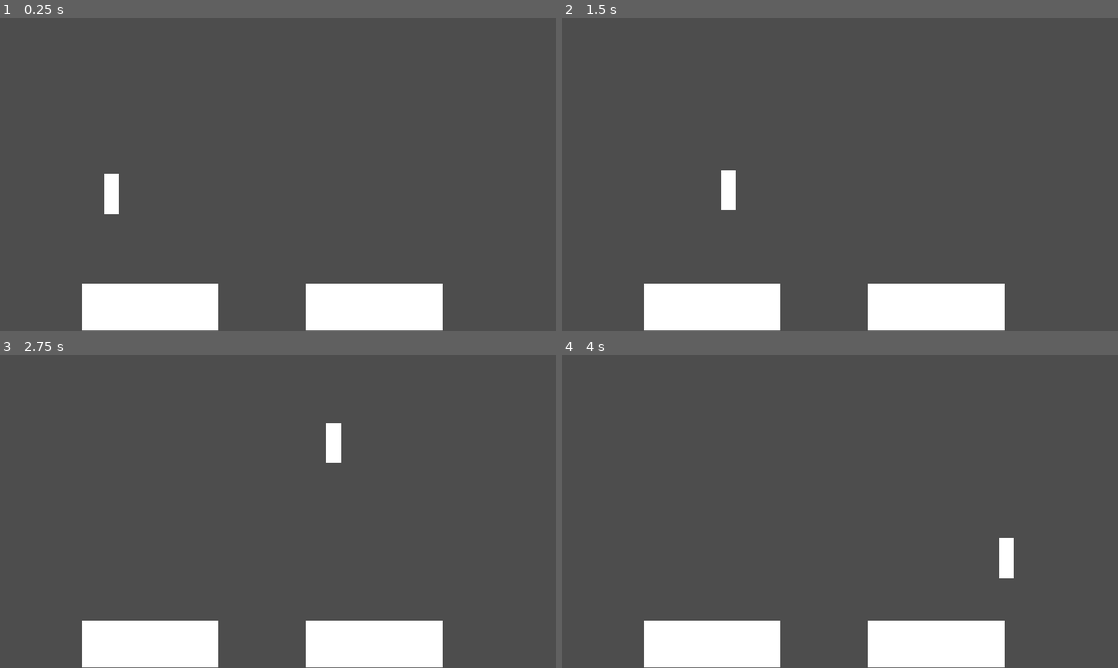
Above: before the commit, frames 1-4 (two rows, left to right).
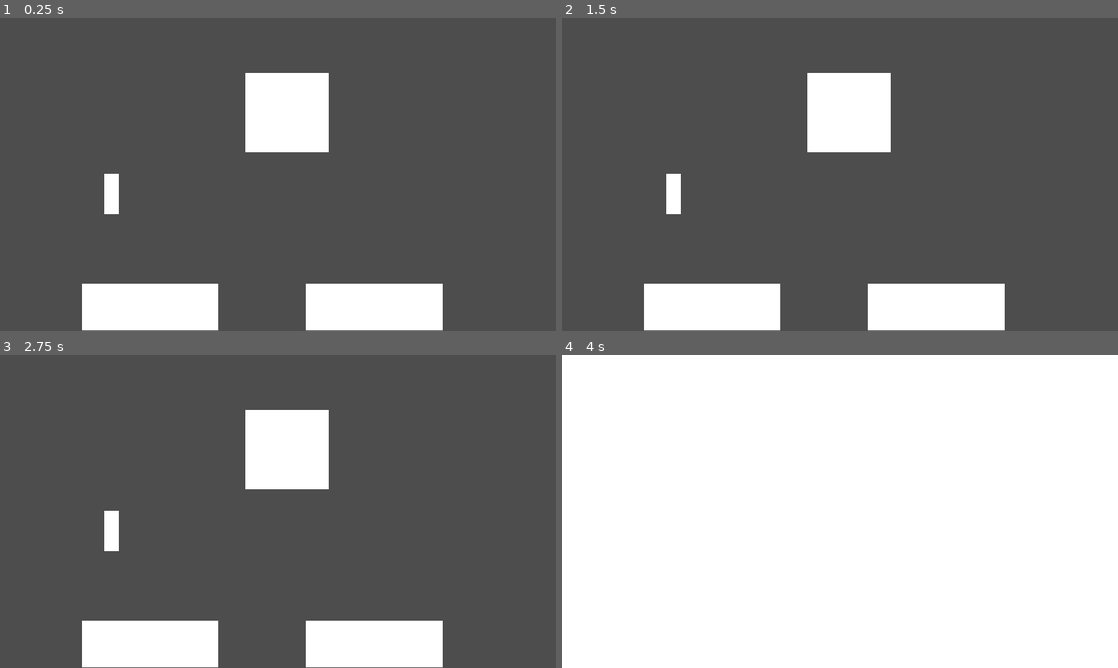
Above: after the commit, the same moments.

Repository: ThePT5/GodotTest
Game: Godot game, scene res://MainGame.tscn
The game is run twice, just before and just after one commit, with the same random seed, the same clock (stepped at 60 frames per second) and the same inputs.
Inputs (mouse positions are in pixels of both pictures, inside the frame that each line leads up to):
- Up to frame 1 (0.25 s): no input
- Up to frame 2 (1.5 s): tap Enter at 0.5 s; move the mouse to (673, 193) at 0.52 s; click (673, 193) at 0.67 s; move the mouse to (728, 190) at 1.27 s; click (728, 190) at 1.42 s
- Up to frame 3 (2.75 s): move the mouse to (333, 442) at 2.02 s; click (333, 442) at 2.17 s
- Up to frame 4 (4 s): tap Space at 2.75 s; move the mouse to (812, 574) at 2.77 s; click (812, 574) at 2.92 s; tap Enter at 3.5 s; move the mouse to (1006, 558) at 3.52 s; click (1006, 558) at 3.67 s

The runs differ from the first frame. In frame 1, 3.8% of the frame differs, in the area x 44-60%, y 17-43%; in frame 2, 4.5%; in frame 3, 4.4%; in frame 4, 92%, in the area x 0-100%, y 0-100%.

Commit message:
new

Diff:
--- a/test/MainGame.tscn
+++ b/test/MainGame.tscn
@@ -1,6 +1,7 @@
 [gd_scene format=3 uid="uid://ka3tftgviqni"]
 
 [ext_resource type="PackedScene" uid="uid://3roum3ix5mcc" path="res://Sorter.tscn" id="2_e3m3f"]
+[ext_resource type="PackedScene" uid="uid://d03x6q3jt0smt" path="res://Spawner.tscn" id="3_bqqt8"]
 [ext_resource type="PackedScene" uid="uid://dr8e0x336au2u" path="res://Trash.tscn" id="3_ws5ob"]
 
 [node name="Node2D" type="Node2D" unique_id=1183547318]
@@ -15,3 +16,6 @@
 
 [node name="RigidBody2D" parent="." unique_id=1170681892 instance=ExtResource("3_ws5ob")]
 position = Vector2(231, 365)
+
+[node name="MeshInstance2D" parent="." unique_id=1500222833 instance=ExtResource("3_bqqt8")]
+position = Vector2(595, 196)
--- a/test/Spawner.tscn
+++ b/test/Spawner.tscn
@@ -8,3 +8,8 @@
 scale = Vector2(173.5, 164.5)
 mesh = SubResource("BoxMesh_u3e73")
 script = ExtResource("1_mimr8")
+
+[node name="Timer" type="Timer" parent="." unique_id=816140625]
+autostart = true
+
+[connection signal="timeout" from="Timer" to="." method="_on_timer_timeout"]
--- a/test/project.godot
+++ b/test/project.godot
@@ -20,6 +20,10 @@
 window/stretch/mode="canvas_items"
 window/stretch/aspect="expand"
 
+[dotnet]
+
+project/assembly_name="Test"
+
 [physics]
 
 3d/physics_engine="Jolt Physics"
--- a/test/spawner.gd
+++ b/test/spawner.gd
@@ -2,18 +2,31 @@
 
 var trashList : Array
 var localPos = self.position
+const TRASH = preload("uid://dr8e0x336au2u")
 
 # Called when the node enters the scene tree for the first time.
 func _ready() -> void:
-	while true :
-		OS.delay_msec(1000)
-		var trash = preload("res://trash.gd")
-		var nTrash = trash.new()
-		nTrash.position = localPos
-
-		trashList.insert(-1, nTrash)
+	pass
+	#while true :
+		#OS.delay_msec(1000)
+		#var trash = preload("res://trash.gd")
+		#var nTrash = trash.new()
+		#nTrash.position = localPos
+		#
+		#trashList.insert(-1, nTrash)
 
 
 # Called every frame. 'delta' is the elapsed time since the previous frame.
-func _process(delta: float) -> void:
+func _process(_delta: float) -> void:
 	pass
+
+func _on_timer_timeout() -> void:
+	var nTrash = TRASH.instantiate()
+	#trashList.insert(-1, nTrash)
+	trashList.append(nTrash)
+	add_child(nTrash)
+	nTrash.position = localPos
+
+## function Input
+## if mouseCursor over Trash:
+	## move thing to cursor position
--- a/test/trash.gd
+++ b/test/trash.gd
@@ -1,4 +1,7 @@
+class_name Trash
 extends RigidBody2D
+
+## This is the class for Trash
 
 @export_enum("rec", "nonRec") var trashType
 
@@ -9,9 +12,9 @@
 	return trashType
 
 #func _on_input_event(viewport: Node, event: InputEvent, shape_idx: int) -> void:
-#	if Input.is_mouse_button_pressed(MOUSE_BUTTON_LEFT) :
-#		self.position = get_viewport().get_mouse_position()
+	#if Input.is_mouse_button_pressed(MOUSE_BUTTON_LEFT):
+		#self.position = get_viewport().get_mouse_position()
 
-func _process(delta: float) -> void:
-	if Input.is_mouse_button_pressed(MOUSE_BUTTON_LEFT) :
-		self.position = get_viewport().get_mouse_position()
+#func _process(delta: float) -> void:
+	#if Input.is_mouse_button_pressed(MOUSE_BUTTON_LEFT) :
+		#self.position = get_viewport().get_mouse_position()
